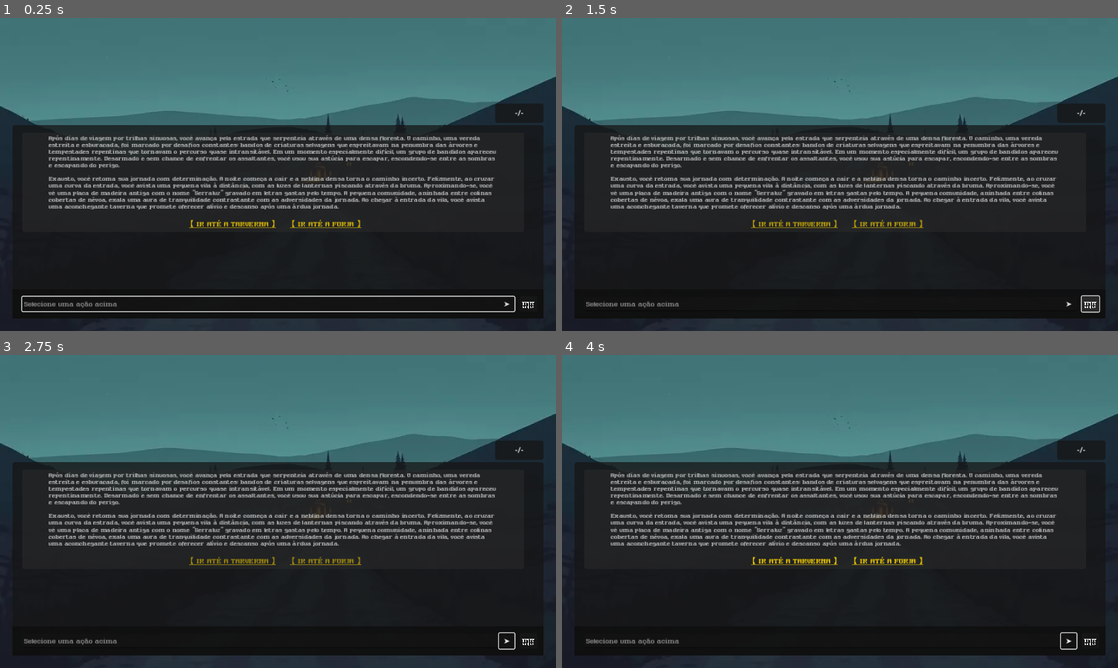
Above: before the commit, frames 1-4 (two rows, left to right).
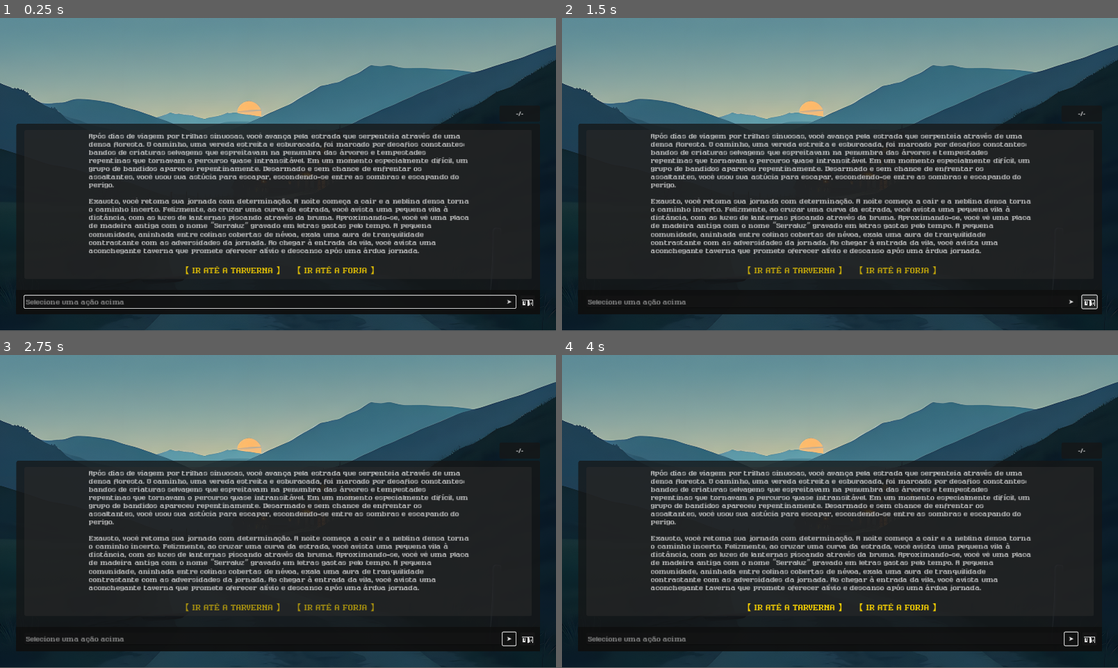
Above: after the commit, the same moments.

Repository: kelbg/serraluz
Game: Godot game, scene res://main.tscn
Same seed, same stepped clock (60 frames per second), same inputs: the game is played once before the commit and once after it. The engine's default icon, where the game draws it, is replaced by a stand-in: a white triangle on a blue panel in a dark square. Sound files missing from this copy of the repository are replaced by a short silence.
Inputs:
- Up to frame 1 (0.25 s): no input
- Up to frame 2 (1.5 s): click "➤" at 0.5 s; click "🗑️" at 1.25 s
- Up to frame 3 (2.75 s): click "➤" at 2 s
- Up to frame 4 (4 s): click "🗑️" at 2.75 s; click "➤" at 3.5 s
The window is 800x450 before the commit and 800x449 after it. Grey fills any space a smaller window leaves; there, only what the larger window draws over its background counts as a difference.

The runs differ from the first frame. In frame 1, 47% of the frame differs, in the area x 0-100%, y 0-100%; in frame 2, 46%; in frame 3, 46%; in frame 4, 46%.
Error in both runs: Trying to return value of type "Nil" from a function whose return type is "String". (res://scripts/GameController.gd:66)

Commit message:
display and layout improvements

Diff:
--- a/components/message_container.tscn
+++ b/components/message_container.tscn
@@ -1,6 +1,5 @@
-[gd_scene load_steps=5 format=3 uid="uid://q7mlu3p62o65"]
+[gd_scene load_steps=4 format=3 uid="uid://q7mlu3p62o65"]
 
-[ext_resource type="FontFile" uid="uid://s3y7ifk6uwkf" path="res://fonts/HopeGold.ttf" id="1_k20n3"]
 [ext_resource type="Texture2D" uid="uid://deb2u11k1fxqi" path="res://icon.svg" id="1_njv0p"]
 [ext_resource type="FontFile" uid="uid://gc62kgbwdw2" path="res://fonts/RulerGold.ttf" id="3_x1ysg"]
 
@@ -16,7 +15,8 @@
 corner_radius_bottom_left = 5
 
 [node name="MessageContainer" type="PanelContainer"]
-custom_minimum_size = Vector2(1040, 0)
+offset_right = 1040.0
+offset_bottom = 93.0
 theme_override_styles/panel = SubResource("StyleBoxFlat_52qjh")
 
 [node name="VBoxContainer" type="VBoxContainer" parent="."]
@@ -28,14 +28,13 @@
 size_flags_vertical = 3
 focus_mode = 2
 theme_override_colors/font_color = Color(1, 0.843137, 0, 0.752941)
-theme_override_fonts/font = ExtResource("1_k20n3")
-theme_override_font_sizes/font_size = 16
+theme_override_fonts/font = ExtResource("3_x1ysg")
+theme_override_font_sizes/font_size = 18
 text = "[CHARACTER]"
 vertical_alignment = 1
 
 [node name="HBoxContainer" type="HBoxContainer" parent="VBoxContainer"]
 layout_mode = 2
-size_flags_horizontal = 0
 theme_override_constants/separation = 15
 
 [node name="CharacterIcon" type="TextureRect" parent="VBoxContainer/HBoxContainer"]
@@ -53,7 +52,7 @@
 size_flags_vertical = 0
 theme_override_fonts/normal_font = ExtResource("3_x1ysg")
 theme_override_fonts/bold_font = ExtResource("3_x1ysg")
-theme_override_font_sizes/normal_font_size = 14
+theme_override_font_sizes/normal_font_size = 20
 bbcode_enabled = true
 text = "Lorem ipsum dolor sit amet, consectetur adipiscing elit. Ut nec neque mauris. Sed sit amet iaculis mi, eu preti …(542 unchanged characters)…
 "
--- a/components/system_message_container.tscn
+++ b/components/system_message_container.tscn
@@ -34,7 +34,7 @@
 theme_override_colors/default_color = Color(1, 1, 1, 0.752941)
 theme_override_fonts/normal_font = ExtResource("3_bkd5c")
 theme_override_fonts/bold_font = ExtResource("3_bkd5c")
-theme_override_font_sizes/normal_font_size = 14
+theme_override_font_sizes/normal_font_size = 20
 bbcode_enabled = true
 text = "Lorem ipsum dolor sit amet, consectetur adipiscing elit. Ut nec neque mauris. Sed sit amet iaculis mi, eu preti …(542 unchanged characters)…
 "
--- a/main.tscn
+++ b/main.tscn
@@ -6,7 +6,7 @@
 [ext_resource type="Texture2D" uid="uid://b2b41tv6pcjij" path="res://characters/graldor0.png" id="2_ivcat"]
 [ext_resource type="Resource" uid="uid://orub857ckp64" path="res://characters/Graldor.tres" id="2_n83vv"]
 [ext_resource type="AudioStream" uid="uid://bh5hgfg5asffm" path="res://sfx/typing_01_1.5x.ogg" id="3_6keju"]
-[ext_resource type="Texture2D" uid="uid://b61vkhvedvm3l" path="res://tavern0.webp" id="3_wdt6t"]
+[ext_resource type="Texture2D" uid="uid://dvyk2hj2rjo1w" path="res://backgrounds/tavern3_up.png" id="3_hjjay"]
 [ext_resource type="Resource" uid="uid://d34m1hlwqteux" path="res://characters/Player.tres" id="4_tyhv1"]
 [ext_resource type="Resource" uid="uid://coxqver5b5p4d" path="res://characters/Lirian.tres" id="6_555lu"]
 [ext_resource type="PackedScene" uid="uid://b6urc3lubjr4k" path="res://components/system_message_container.tscn" id="7_7rqwm"]
@@ -62,15 +62,16 @@
 anchor_bottom = 1.0
 grow_horizontal = 2
 grow_vertical = 2
-texture = ExtResource("3_wdt6t")
+texture = ExtResource("3_hjjay")
+expand_mode = 3
 stretch_mode = 6
 
 [node name="ResponseLengthContainer" type="PanelContainer" parent="UI"]
 layout_mode = 0
-offset_left = 1026.0
-offset_top = 177.0
-offset_right = 1126.0
-offset_bottom = 217.0
+offset_left = 1227.0
+offset_top = 215.0
+offset_right = 1327.0
+offset_bottom = 255.0
 theme_override_styles/panel = SubResource("StyleBoxFlat_mial8")
 
 [node name="ResponseLength" type="Label" parent="UI/ResponseLengthContainer"]
@@ -82,17 +83,18 @@
 text_overrun_behavior = 1
 
 [node name="ChatPanel" type="Panel" parent="UI" node_paths=PackedStringArray("chat_container", "input", "scroll_container", "audio_player", "response_length_display")]
-layout_mode = 2
+layout_mode = 1
+anchors_preset = 7
 anchor_left = 0.5
-anchor_top = 0.5
+anchor_top = 1.0
 anchor_right = 0.5
-anchor_bottom = 0.5
-offset_left = -550.0
-offset_top = -102.0
-offset_right = 550.0
-offset_bottom = 298.0
-grow_horizontal = 2
-grow_vertical = 2
+anchor_bottom = 1.0
+offset_left = -643.0
+offset_top = -508.0
+offset_right = 644.0
+offset_bottom = -39.9996
+grow_horizontal = 2
+grow_vertical = 0
 theme_override_styles/panel = SubResource("StyleBoxFlat_mial8")
 script = ExtResource("1_8wvgl")
 player = ExtResource("4_tyhv1")
@@ -103,7 +105,7 @@
 intro_message = "Após dias de viagem por trilhas sinuosas, você avança pela estrada que serpenteia através de uma densa …(457 unchanged characters)…
 
 Exausto, você retoma sua jornada com determinação. A noite começa a cair e a neblina densa torna o caminho incerto. Fel …(517 unchanged characters)…
-link_template = "[center][font_size=18][color=gold][pulse freq=1.0 color=#ffffff80 ease=-1.0]{{action}}[/pulse][/color][/font_size][/center]"
+link_template = "[center][font_size=24][color=gold][pulse freq=1.0 color=#ffffff80 ease=-1.0]{{action}}[/pulse][/color][/font_size][/center]"
 prev_interactions_instructions = "Dê continuidade à conversa, remetendo às interações anteriores com o jogador, conforme apresentado abaixo:
 
 "
@@ -129,7 +131,7 @@
 [node name="Input" type="LineEdit" parent="UI/ChatPanel/PanelContainer"]
 layout_mode = 2
 theme_override_fonts/font = ExtResource("8_vtrk3")
-theme_override_font_sizes/font_size = 16
+theme_override_font_sizes/font_size = 20
 theme_override_styles/normal = SubResource("StyleBoxFlat_r25pw")
 
 [node name="SendButton" type="Button" parent="UI/ChatPanel/PanelContainer/Input"]
@@ -175,17 +177,21 @@
 grow_vertical = 2
 
 [node name="ChatContainer" type="VBoxContainer" parent="UI/ChatPanel/ScrollContainer"]
-custom_minimum_size = Vector2(1040, 300)
-layout_mode = 2
+layout_mode = 2
+size_flags_horizontal = 3
 size_flags_vertical = 3
 
 [node name="HBoxContainer" type="HBoxContainer" parent="UI"]
 visible = false
-layout_mode = 0
-offset_left = 26.0
-offset_top = 20.0
-offset_right = 1126.0
-offset_bottom = 140.0
+layout_mode = 1
+anchors_preset = 5
+anchor_left = 0.5
+anchor_right = 0.5
+offset_left = -644.0
+offset_top = 40.0
+offset_right = 644.0
+offset_bottom = 160.0
+grow_horizontal = 2
 
 [node name="Panel" type="Panel" parent="UI/HBoxContainer"]
 custom_minimum_size = Vector2(120, 120)
--- a/project.godot
+++ b/project.godot
@@ -21,6 +21,8 @@
 
 [display]
 
+window/size/viewport_width=1366
+window/size/viewport_height=768
 window/stretch/mode="canvas_items"
 
 [dotnet]
Binary file added: backgrounds/tavern3_up.png
Not shown, changed: backgrounds/tavern3_up.png.import
Binary file removed: tavern0.webp
Binary file removed: tavern1.webp
Not shown, removed: tavern1.webp.import
